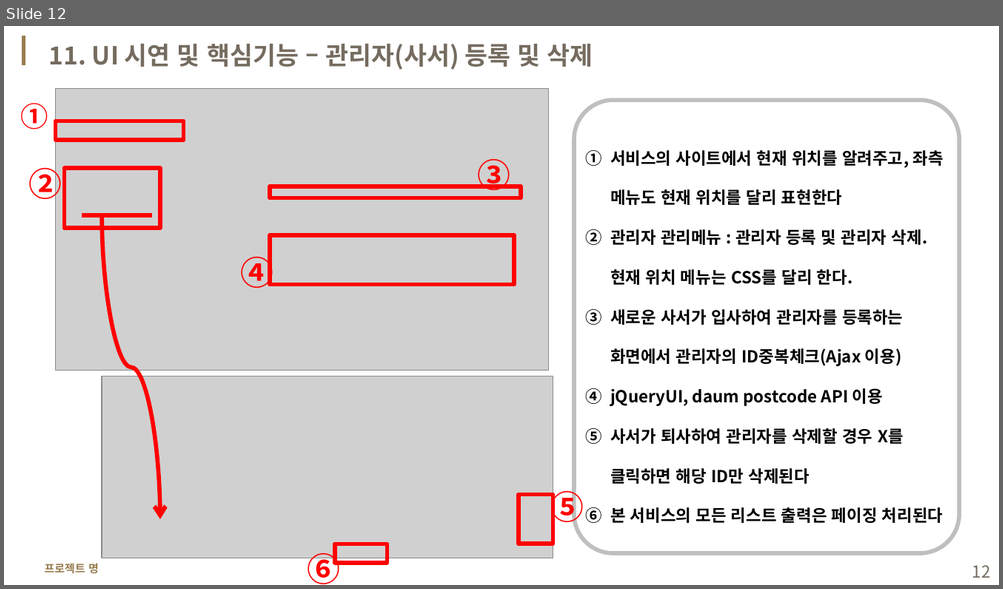
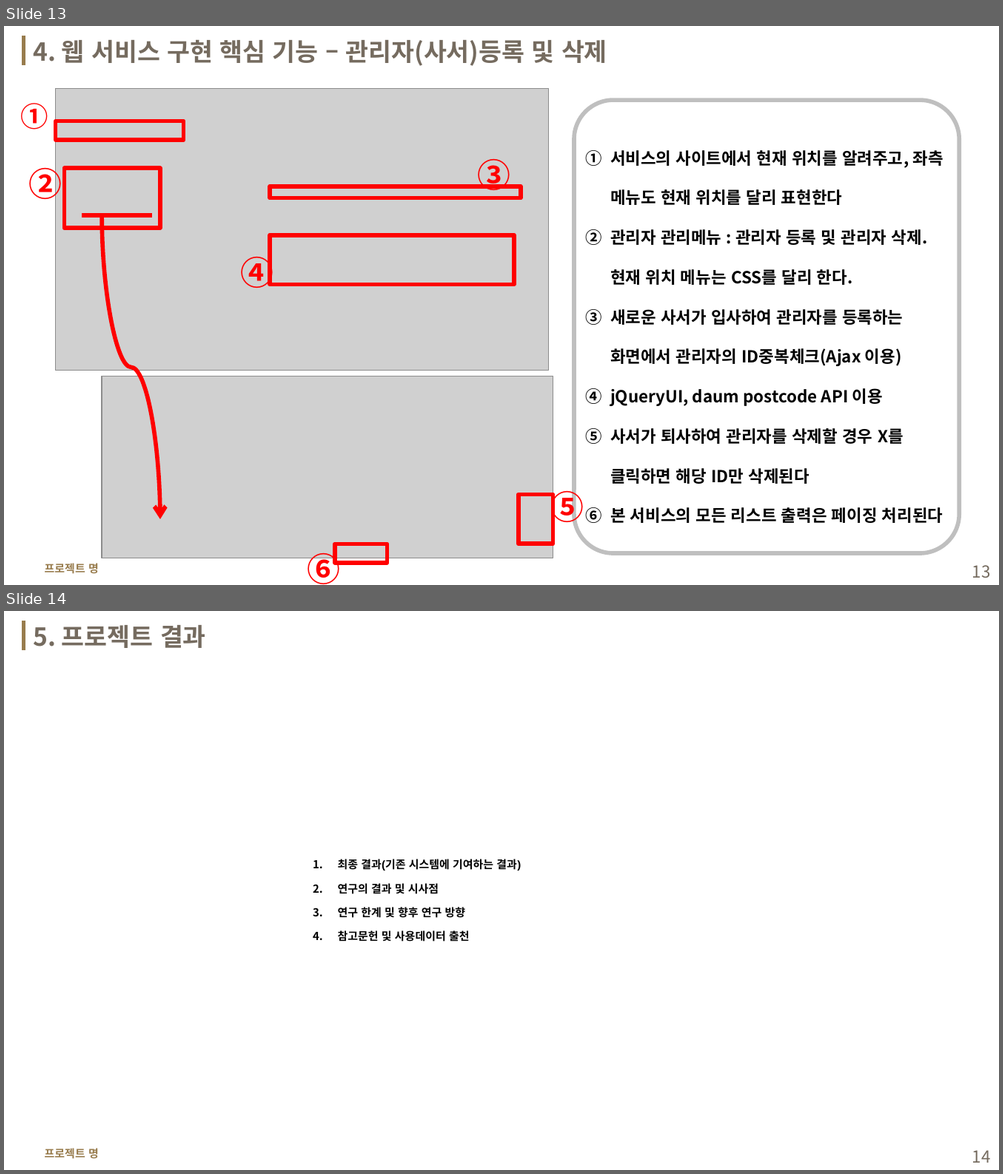
Before and after one commit to yisy0/1stProject, a slide deck: etc/1219_sample_v1.pptx. Shown one above the other, each under a label of ours: slide 12 before the commit, slides 13 and 14 after it. The pictures are 1003x589 and 1003x1174 pixels, drawn with LibreOffice and Linux fonts; fonts in the diff are those of the drawing; grey boxes stand for pictures; background and template pictures are left out. Boxes give left, top, right and bottom in pixels: in the first picture for what was removed or moved away, otherwise in the second. Text is boxed around its words. In the diff, an @@ line names an element or a change of style, - is before the commit and + after.

```diff
--- a/etc/1219_sample_v1.pptx
+++ b/etc/1219_sample_v1.pptx
@@ slide 14 added at (x1=4, y1=611, x2=999, y2=1170), background #FFFFFF; not listed: 2 template elements that a slide beside it also shows @@
@@ text added at (x1=34, y1=625, x2=206, y2=648), 18 pt, text #756B5F, bold @@
+5. 프로젝트 결과
@@ text added at (x1=338, y1=859, x2=521, y2=942), 8 pt, text #000000, bold @@
+  1. 최종 결과(기존 시스템에 기여하는 결과)
+  2. 연구의 결과 및 시사점
+  3. 연구 한계 및 향후 연구 방향
+  4. 참고문헌 및 사용데이터 출천
@@ page number added at (x1=972, y1=1150, x2=990, y2=1163), 12 pt, text #756B5F @@
+14
@@ what was slide 12 is now slide 13 @@
@@ slide 13 changed as well @@
@@ text at (x1=34, y1=40, x2=607, y2=66): text changed @@
-11. UI 시연 및 핵심기능 – 관리자(사서) 등록 및 삭제
+4. 웹 서비스 구현 핵심 기능 – 관리자(사서)등록 및 삭제
@@ page number at (x1=972, y1=565, x2=990, y2=578): text changed @@
-12
+13
```
Also in this commit, not shown: 11 other slides changed, 2 other slides added, 1 slide removed, 25 other files.
